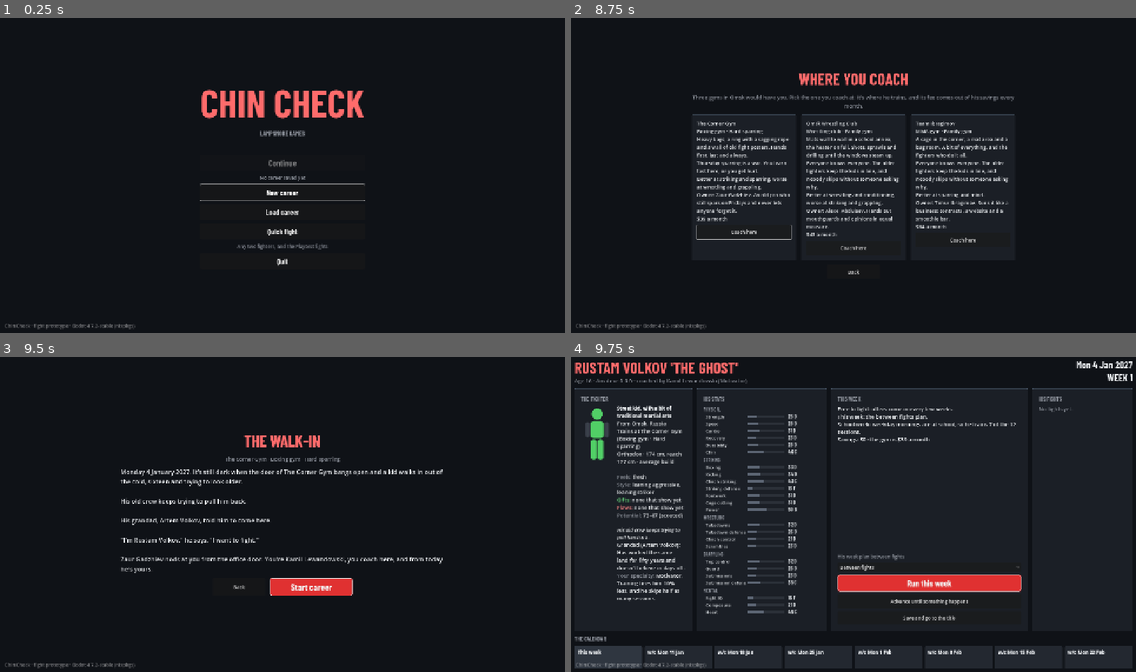
Above: before the commit, frames 1-4 (two rows, left to right).
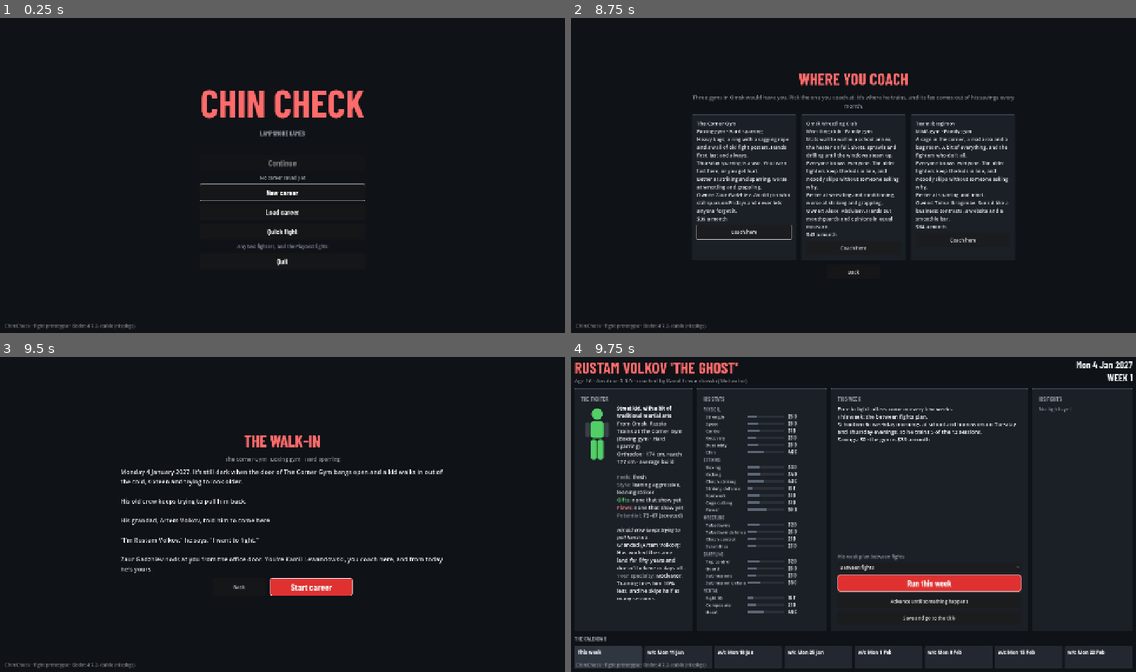
Above: after the commit, the same moments.

Repository: Dazedgenie/DazedMMA
Game: Godot game, scene res://game/main.tscn
Two runs of this game, one before a commit and one after it. Both use one fixed random seed, a clock stepped at 60 frames per second and the inputs below.
Inputs:
- Up to frame 1 (0.25 s): no input
- Up to frame 2 (8.75 s): click "New career" at 0.5 s; click "Play his childhood: three sho…" at 1.25 s; click "Play his childhood: three sho…" at 2 s; click "Play his childhood" at 2.75 s; click "The yard with his grandad." at 3.5 s; click "Next" at 4.25 s; click "The karate grading." at 5 s; click "Next" at 5.75 s; click "He steps in and finishes it w…" at 6.5 s; click "See who he became" at 7.25 s; click "Start career" at 8 s
- Up to frame 3 (9.5 s): click "Coach here" at 8.75 s
- Up to frame 4 (9.75 s): click "Start career" at 9.5 s

Frames 1-3 are identical in both runs. In frame 4, 0.3% of the frame differs, in the area x 47-79%, y 20-25%.

Commit message:
School takes two homework evenings too (Kyle's pick, D314)
Kyle picked "Mornings and two evenings": a term-time week now loses its
weekday mornings to school and Tuesday and Thursday evenings to homework,
leaving 5 of 12 sessions. The worn-down test runs at 18, since a school
week no longer has enough sessions to wear him down.

Co-Authored-By: Claude Opus 5.5 <noreply@anthropic.com>
Claude-Session: https://claude.ai/code/session_01KLgVhk3KzDoPZMEzXL3YoC

Diff:
--- /dev/null
+++ b/data/sessions/homework.json
@@ -0,0 +1,16 @@
+{
+	"schema": "session@1",
+	"id": "homework",
+	"name": "Homework",
+	"kind": "mind",
+	"trains": {},
+	"xp": 0,
+	"fatigue": 0,
+	"injury_risk": 0.0,
+	"injury_area": null,
+	"light": true,
+	"leanings": {},
+	"chin_wear": 0,
+	"minigame": null,
+	"career_only": true
+}
--- a/sim/world/school.gd
+++ b/sim/world/school.gd
@@ -1,20 +1,24 @@
 class_name School
 extends RefCounted
 ## School weeks (docs/03 §11.4, D314): until he's LEAVES_AT, a week in term time isn't all his to train. School takes
-## the SLOTS (Monday to Friday mornings), so he trains the evenings and Saturday: 7 of the week's 12 sessions. In the
+## the MORNINGS (Monday to Friday) and homework two EVENINGS (Tuesday and Thursday; Kyle, 2026-11-01: "Mornings and two
+## evenings"), so he trains three weekday evenings and Saturday: 5 of the week's 12 sessions. In the
 ## summer holidays (a week whose Monday is in HOLIDAY_MONTHS) every slot is his again, which is when a big camp pays.
 ##
 ## The career hands the coming week's school slots to his TrainingCamp (`taken`, set as each week begins), so the
 ## planner, the hub's weeks and a fight camp all lose the same slots. Pure: it reads only the career's calendar and age.
 
-## The session a school slot runs (data/sessions/school.json: no XP, no fatigue, never planned).
+## The sessions school's slots run (data/sessions/school.json and homework.json: no XP, no fatigue, never planned).
 const SESSION := "school"
+const HOMEWORK := "homework"
 ## He leaves school on this birthday (a simplification: no exams or sixth-form years).
 const LEAVES_AT: int = 18
 ## The summer holidays: a week whose Monday falls in one of these months has no school.
 const HOLIDAY_MONTHS: Array[int] = [7, 8]
-## The slots school takes in a school week, counted from 0 (Monday morning), two a day: Monday to Friday mornings.
-const SLOTS: Array[int] = [0, 2, 4, 6, 8]
+## The slots school takes in a school week, counted from 0 (Monday morning), two a day: Monday to Friday mornings …
+const MORNINGS: Array[int] = [0, 2, 4, 6, 8]
+## … and the evenings homework takes: Tuesday and Thursday.
+const EVENINGS: Array[int] = [3, 7]
 
 
 ## Whether he's still at school in week `of_week` (this week when left out): younger than LEAVES_AT then.
@@ -34,18 +38,30 @@
 	return at_school(c, of_week) and not on_holiday(c, of_week)
 
 
-## The slots school takes this week: slot index → SESSION ({} in the holidays or once he's left).
+## The slots school takes this week: slot index → SESSION or HOMEWORK, in slot order ({} in the holidays or once he's left).
 static func taken(c: Career) -> Dictionary:
 	var out: Dictionary = {}
 	if school_week(c):
-		for i: int in SLOTS:
-			out[i] = SESSION
+		for i in TrainingCamp.DAYS * TrainingCamp.SLOTS_PER_DAY:
+			if i in MORNINGS:
+				out[i] = SESSION
+			elif i in EVENINGS:
+				out[i] = HOMEWORK
 	return out
 
 
-## The sessions left to train in a school week (7 of 12).
+## Every slot a school week takes.
+static func slots() -> Array[int]:
+	var out: Array[int] = []
+	out.append_array(MORNINGS)
+	out.append_array(EVENINGS)
+	out.sort()
+	return out
+
+
+## The sessions left to train in a school week (5 of 12).
 static func sessions_left() -> int:
-	return TrainingCamp.DAYS * TrainingCamp.SLOTS_PER_DAY - SLOTS.size()
+	return TrainingCamp.DAYS * TrainingCamp.SLOTS_PER_DAY - slots().size()
 
 
 ## The hub's line about this week's school: "" once he's left.
@@ -54,4 +70,4 @@
 		return ""
 	if on_holiday(c):
 		return "Summer holidays: every session this week is his."
-	return "School week: weekday mornings are at school, so he trains %d of the 12 sessions." % sessions_left()
+	return "School week: weekday mornings at school and homework on Tuesday and Thursday evenings, so he trains %d of the 12 sessions." % sessions_left()
--- a/tests/data/test_data_files.gd
+++ b/tests/data/test_data_files.gd
@@ -945,7 +945,8 @@
 			problems.append("%s: home_share is a share from 0 to 1" % where)
 		if c.get("every_weeks") is float and float(c.every_weeks) < 1.0:
 			problems.append("%s: every_weeks is 1 or more" % where)
-	var school: Dictionary = _items("sessions").get(School.SESSION, {})
-	if school.is_empty() or not bool(school.get("career_only", false)) or float(school.get("xp", 1.0)) != 0.0:
-		problems.append("data/sessions/%s.json: a career-only session with no XP (D314)" % School.SESSION)
-	_report(problems)
+	for id: String in [School.SESSION, School.HOMEWORK]:
+		var school: Dictionary = _items("sessions").get(id, {})
+		if school.is_empty() or not bool(school.get("career_only", false)) or float(school.get("xp", 1.0)) != 0.0:
+			problems.append("data/sessions/%s.json: a career-only session with no XP (D314)" % id)
+	_report(problems)
--- a/tests/sim/world/test_career.gd
+++ b/tests/sim/world/test_career.gd
@@ -212,7 +212,8 @@
 
 
 func test_advance_stops_the_first_week_training_wears_him_down() -> void:
-	var c: Career = _career()
+	# At 18: a 16-year-old's school weeks (D314) leave too few sessions for a week all out to wear him down.
+	var c: Career = Career.create(_fighter(18), 1, { "coach": "Sam" })
 	var kinds := func(report: Dictionary) -> Array: return report.events.map(func(e: Dictionary) -> String: return e.kind)
 	var hard: Dictionary = c.run_week("all_out")
 	assert_gt(float(hard.fatigue_peak), TrainingCamp.FATIGUE_FREE, "a week all out takes him past the line")
--- a/tests/sim/world/test_school.gd
+++ b/tests/sim/world/test_school.gd
@@ -23,21 +23,22 @@
 	return report.events.map(func(e: Dictionary) -> String: return String(e.kind))
 
 
-func test_a_school_week_keeps_his_weekday_mornings_for_school() -> void:
+func test_a_school_week_keeps_his_weekday_mornings_and_two_evenings_for_school() -> void:
 	var c: Career = _career()
 	assert_true(School.school_week(c), "a January week at 16 is term time")
-	assert_eq(c.trainee.taken.keys(), [0, 2, 4, 6, 8], "Monday to Friday mornings")
+	assert_eq(c.trainee.taken.keys(), [0, 2, 3, 4, 6, 7, 8], "Monday to Friday mornings, and Tuesday and Thursday evenings")
+	assert_eq(c.trainee.taken[3], School.HOMEWORK, "homework (Kyle, 2026-11-01)")
 	var plan: Dictionary = TrainingLibrary.shared().plan("striker")
 	var forecast: Dictionary = c.trainee.forecast(plan)
 	for slot: Dictionary in forecast.slots:
 		var index: int = int(slot.day) * TrainingCamp.SLOTS_PER_DAY + int(slot.slot)
-		if index in School.SLOTS:
-			assert_eq(String(slot.session), School.SESSION, "slot %d is school" % index)
+		if index in School.slots():
+			assert_eq(String(slot.session), String(c.trainee.taken[index]), "slot %d is school or homework" % index)
 		else:
 			assert_eq(String(slot.session), String(plan.days[slot.day][slot.slot]), "slot %d is his to train" % index)
 	assert_ne(String(plan.days[0][0]), School.SESSION, "the plan itself doesn't change")
-	assert_eq(School.sessions_left(), 7)
-	assert_string_contains(School.week_line(c), "trains 7 of the 12 sessions")
+	assert_eq(School.sessions_left(), 5)
+	assert_string_contains(School.week_line(c), "trains 5 of the 12 sessions")
 	assert_string_contains(CareerHub.week_text(c), "School week")
 	var at_school: Dictionary = c.run_week("striker")
 	var left: Career = _career(18)
@@ -62,7 +63,7 @@
 	c.week = 34  # Mon 30 Aug: the last week of the holidays.
 	var august: Dictionary = c.run_week("time_off")
 	assert_true(Career.BACK_TO_SCHOOL in _kinds(august))
-	assert_eq(c.trainee.taken.size(), School.SLOTS.size(), "mornings at school again from Mon 6 Sep")
+	assert_eq(c.trainee.taken.size(), School.slots().size(), "school again from Mon 6 Sep")
 	assert_ne(Career.event_text({ "kind": Career.SCHOOL_OUT }), Career.SCHOOL_OUT)
 
 
--- a/tests/ui/test_career_screens.gd
+++ b/tests/ui/test_career_screens.gd
@@ -258,8 +258,11 @@
 	assert_true(c.accept(String(c.offers[0].id)))
 	var planner: CampPlanner = add_child_autofree(CampPlanner.new(c.profile(), 1))
 	planner.use_career(c)
-	for i: int in School.SLOTS:
+	for i: int in School.MORNINGS:
 		assert_string_contains(planner.tile_text(i), "School", "slot %d is at school (D314)" % i)
+		assert_true(planner._slots[i].disabled, "and can't be changed")
+	for i: int in School.EVENINGS:
+		assert_string_contains(planner.tile_text(i), "Homework", "slot %d is homework" % i)
 		assert_true(planner._slots[i].disabled, "and can't be changed")
 	assert_false(planner.tile_text(1).contains("School"), "Monday evening is his")
 	assert_false(planner._slots[1].disabled)
--- a/ui/camp_planner.gd
+++ b/ui/camp_planner.gd
@@ -807,7 +807,7 @@
 	_fight.disabled = not can_fight()
 	_pull_out.disabled = not done() or pulled_out
 	for i in _slots.size():
-		_slots[i].disabled = done() or camp.taken.has(i)  # A school morning isn't his to plan (D314).
+		_slots[i].disabled = done() or camp.taken.has(i)  # School and homework aren't his to plan (D314).
 	_slots[-1].disabled = fight_week() or done()
 	_refresh_play()
 	var forecast: Dictionary = {} if done() else camp.forecast(week_plan(), fight_week())
@@ -875,7 +875,7 @@
 		var note: String = ""
 		if camp.taken.has(i) and not done():
 			tile.show_session(session, "school week")
-			tile.tooltip_text = "School: weekday mornings are at school until the summer holidays (D314)"
+			tile.tooltip_text = "%s: school takes weekday mornings and two evenings until the summer holidays (D314)" % String(session.get("name", ""))
 			continue
 		if i < slots.size():
 			note = "fatigue %d" % roundi(slots[i].fatigue)
Not shown, changed: CLAUDE.md
Not shown, changed: docs/00-design-planning.md
Not shown, changed: docs/03-career-and-world.md
Not shown, changed: docs/08-amateur-rules.md
Not shown, changed: docs/09-data-formats.md
